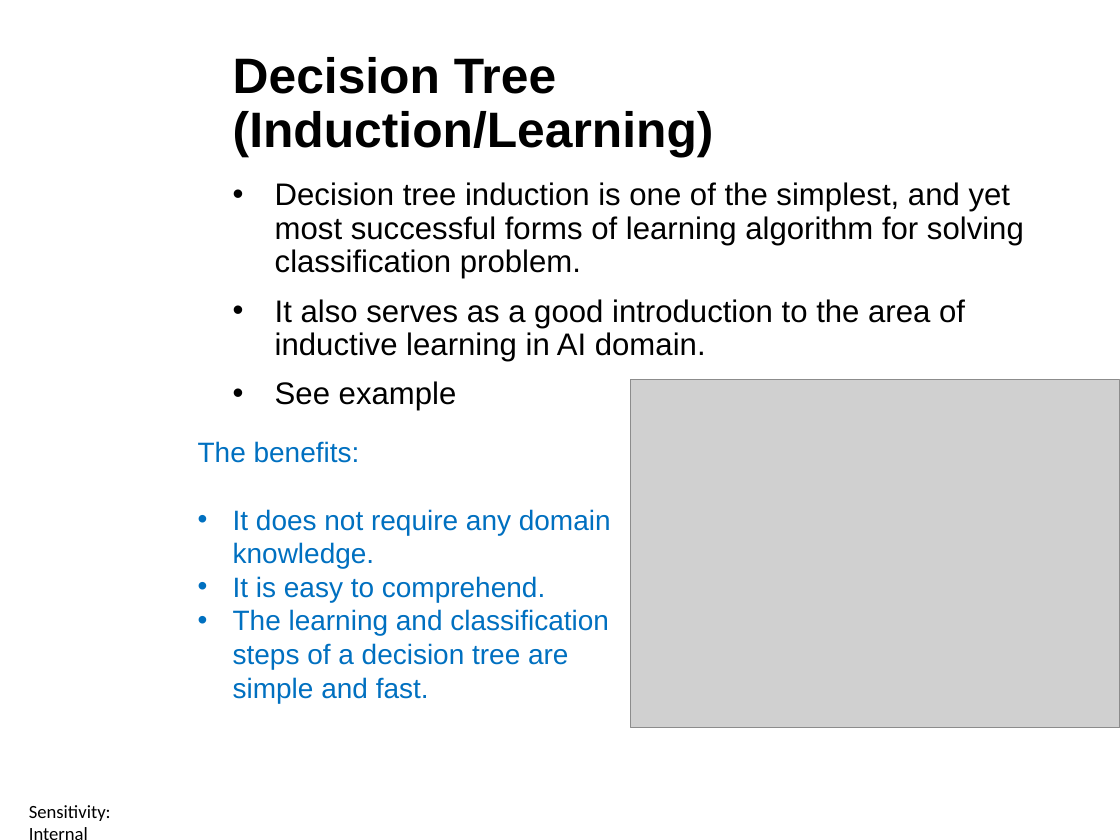
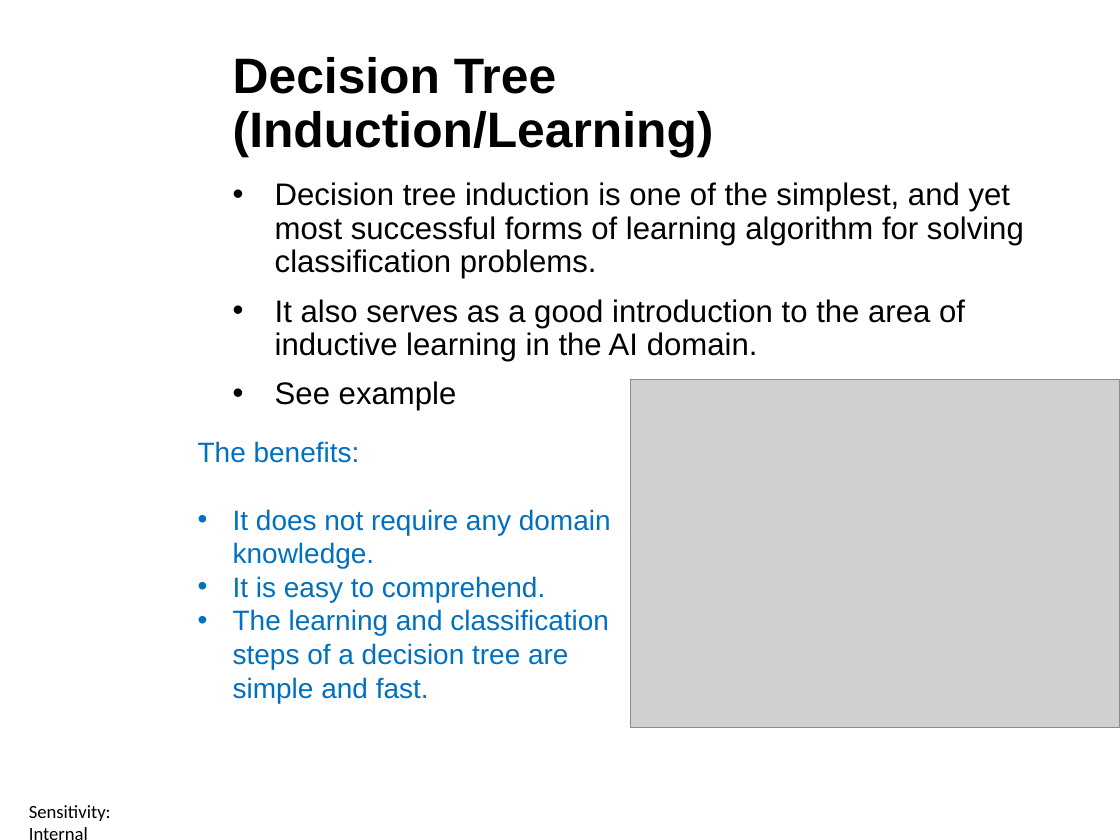
Before and after one commit to ctsallis/frontiers_in_ai_and_data_science, a slide deck: slide 9 of content/Lectures/Semester 1/Week 6/1 Lecture/1.6 Classification Problems and Decision Tree Induction (Lecture).pptx. Drawn at 1120x840 pixels with LibreOffice and Linux fonts; fonts in the diff are those of the drawing; grey boxes stand for pictures; background and template pictures are left out. Boxes give left, top, right and bottom in pixels: in the first picture for what was removed or moved away, otherwise in the second. Text is boxed around its words. In the diff, an @@ line names an element or a change of style, - is before the commit and + after.

```diff
--- a/content/Lectures/Semester 1/Week 6/1 Lecture/1.6 Classification Problems and Decision Tree Induction (Lecture).pptx
+++ b/content/Lectures/Semester 1/Week 6/1 Lecture/1.6 Classification Problems and Decision Tree Induction (Lecture).pptx
@@ text at <box>275,182,1024,362</box>: text changed @@
-• Decision tree induction is one of the simplest, and yet most successful forms of learning algorithm for solving classification problem.
-• It also serves as a good introduction to the area of inductive learning in AI domain.
+• Decision tree induction is one of the simplest, and yet most successful forms of learning algorithm for solving classification problems.
+• It also serves as a good introduction to the area of inductive learning in the AI domain.
```
Also in this commit, not shown: 6 other slides changed, 1 other file.
